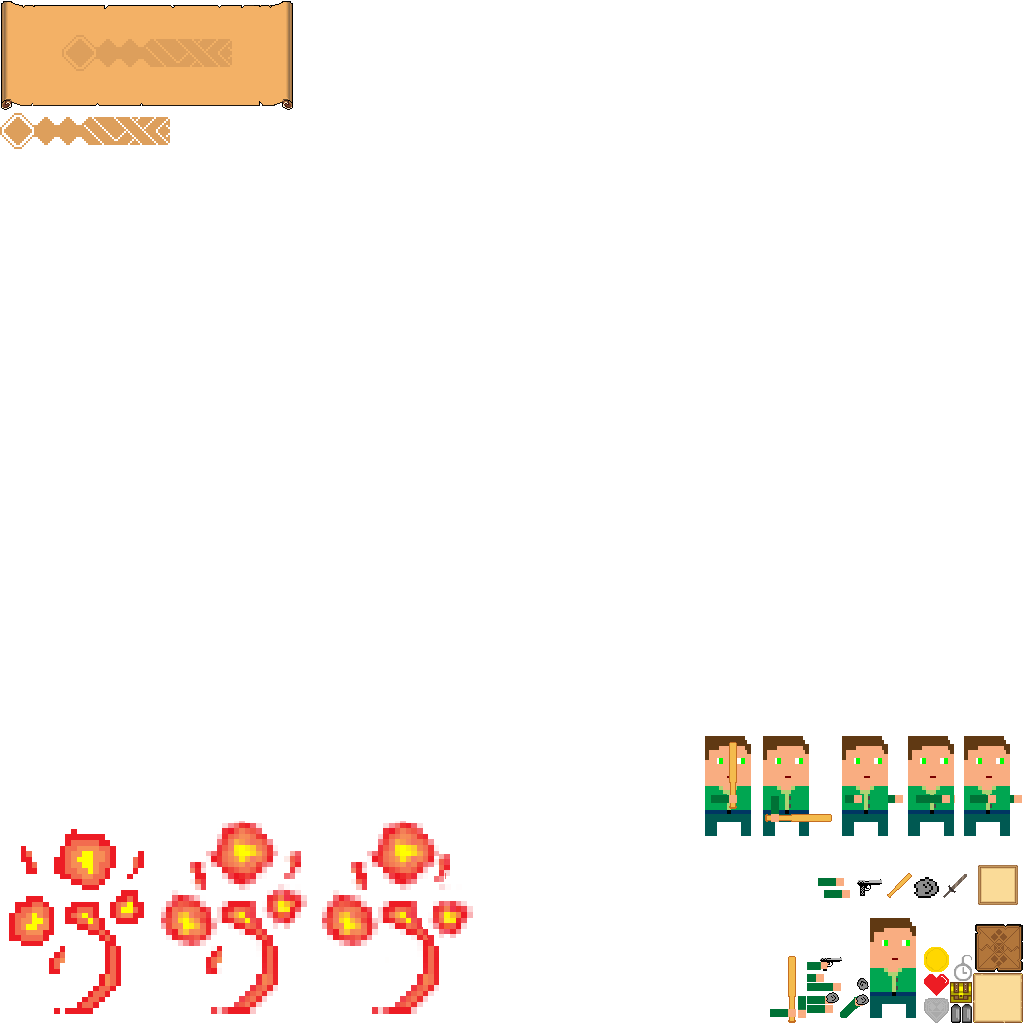
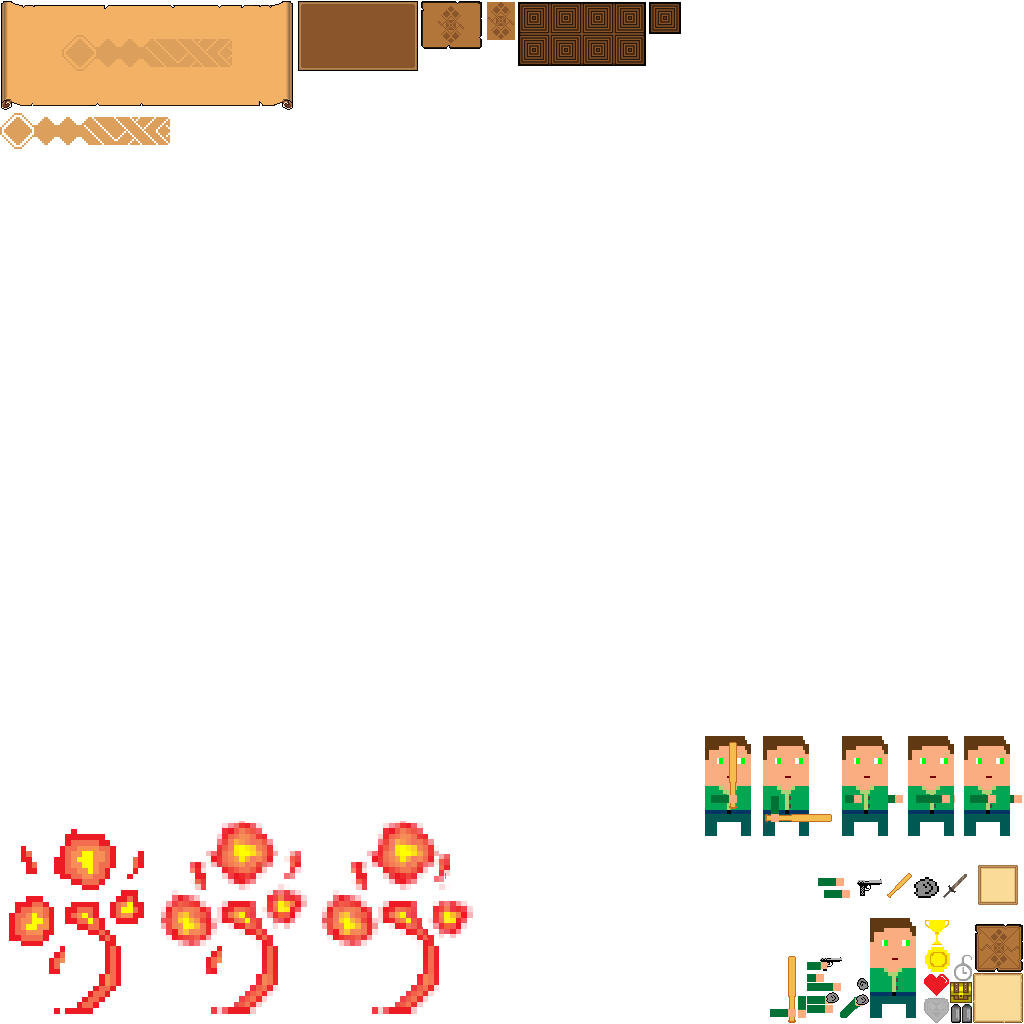
Layer changes from the first 1024x1024 image to the second:
added layer "Layer 26" above "BG_TILE" over [298, 1, 418, 71]
added layer "Layer 30" above "Layer 27" over [649, 2, 681, 34]
added layer "Layer 27" above "Layer 31" over [421, 1, 482, 49]
added layer "Layer 31" above "Layer 29" over [518, 2, 646, 66]
added layer "Layer 29" above "Score" over [487, 2, 515, 40]
added layer "Score" above "Coin" over [925, 920, 949, 945]
moved "Coin" above "Clock", painted on it over [924, 947, 950, 972]
